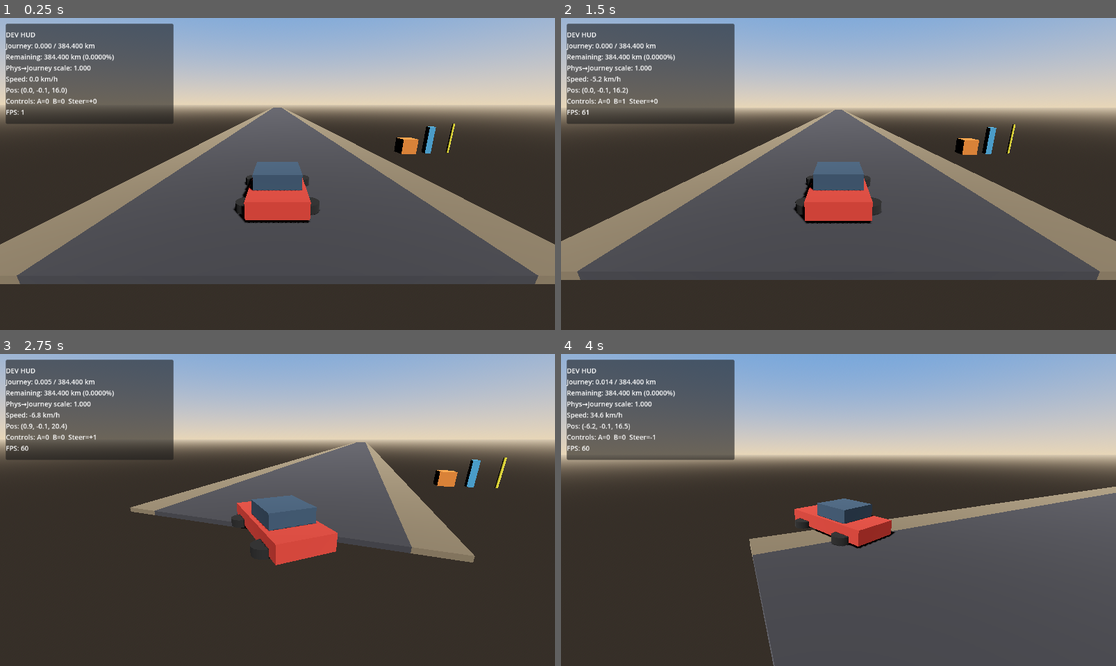
Above: before the commit, frames 1-4 (two rows, left to right).
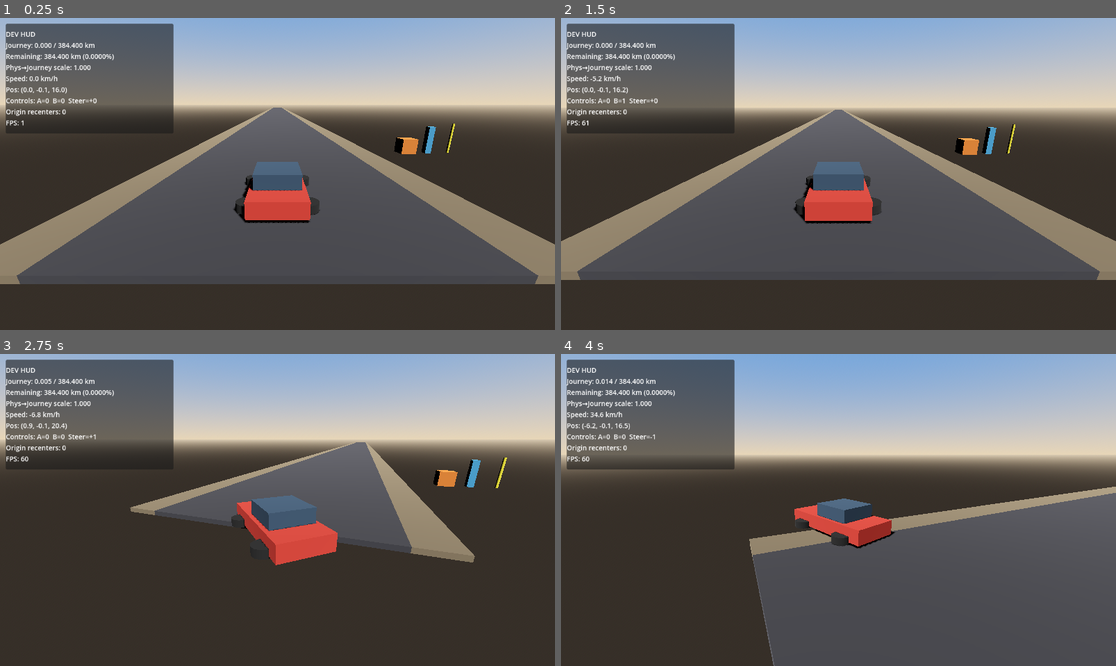
Above: after the commit, the same moments.

Repository: jacquesmoraes/moon-road
Game: Godot game, scene res://scenes/test/DrivingSandbox.tscn
The game is run twice, just before and just after one commit, with the same random seed, the same clock (stepped at 60 frames per second) and the same inputs.
Inputs:
- Up to frame 1 (0.25 s): no input
- Up to frame 2 (1.5 s): hold D (vehicle_right) 0.53-1.28 s; tap Enter at 1.25 s; hold S (vehicle_brake) from 1.28 s (still down)
- Up to frame 3 (2.75 s): release S (vehicle_brake) at 2.03 s; hold D (vehicle_right) from 2.03 s (still down)
- Up to frame 4 (4 s): release D (vehicle_right) at 2.78 s; hold W (vehicle_accelerate) 2.78-3.53 s; hold A (vehicle_left) from 3.53 s (still down)

The runs differ from the first frame. In frame 1, 1.4% of the frame differs, in the area x 1-32%, y 4-37%; in frame 2, 1.6%; in frame 3, 1.4%; in frame 4, 1.7%.

Commit message:
feat: add world origin recentering
Co-authored-by: jacquesbarrosmoraes <jacquesbarrosmoraes@gmail.com>

Diff:
--- a/scenes/test/DrivingSandbox.tscn
+++ b/scenes/test/DrivingSandbox.tscn
@@ -1,9 +1,10 @@
-[gd_scene load_steps=13 format=3 uid="uid://bterra_drive_sandbox"]
+[gd_scene load_steps=14 format=3 uid="uid://bterra_drive_sandbox"]
 
 [ext_resource type="PackedScene" uid="uid://bterra_player_vehicle" path="res://scenes/vehicles/PlayerVehicle.tscn" id="1_vehicle"]
 [ext_resource type="PackedScene" uid="uid://bterra_driving_debug_hud" path="res://scenes/ui/DrivingDebugHUD.tscn" id="2_hud"]
 [ext_resource type="PackedScene" uid="uid://bterra_road_segment" path="res://scenes/road/RoadSegment.tscn" id="3_road"]
 [ext_resource type="Script" path="res://scripts/road/road_manager.gd" id="4_road_manager"]
+[ext_resource type="Script" path="res://scripts/world/world_origin_recenter.gd" id="5_recenter"]
 
 [sub_resource type="ProceduralSkyMaterial" id="ProceduralSkyMaterial_sky"]
 sky_top_color = Color(0.28, 0.48, 0.78, 1)
@@ -65,6 +66,14 @@
 recycle_behind_distance = 80.0
 initial_first_center_z = 0.0
 
+[node name="WorldOriginRecenter" type="Node" parent="."]
+script = ExtResource("5_recenter")
+target_path = NodePath("../PlayerVehicle")
+road_manager_path = NodePath("../RoadManager")
+recenter_distance = 500.0
+enabled = true
+shift_scale_refs = true
+
 [node name="ScaleRefs" type="Node3D" parent="."]
 transform = Transform3D(1, 0, 0, 0, 1, 0, 0, 0, 1, 9, 0, 0)
 
--- a/scenes/ui/DrivingDebugHUD.tscn
+++ b/scenes/ui/DrivingDebugHUD.tscn
@@ -13,7 +13,7 @@
 offset_left = 12.0
 offset_top = 12.0
 offset_right = 360.0
-offset_bottom = 220.0
+offset_bottom = 240.0
 theme_override_constants/margin_left = 0
 theme_override_constants/margin_top = 0
 
--- a/scripts/road/road_manager.gd
+++ b/scripts/road/road_manager.gd
@@ -43,6 +43,15 @@
 
 func get_recycle_count() -> int:
 	return _recycle_count
+
+
+## Shift all pooled segments by -[param offset] (world origin recentering).
+func apply_origin_shift(offset: Vector3) -> void:
+	if not offset.is_finite() or offset.length_squared() < 0.0001:
+		return
+	for child in get_children():
+		if child is Node3D:
+			(child as Node3D).global_position -= offset
 
 
 func _resolve_target() -> void:
--- a/scripts/test/drive_smoke.gd
+++ b/scripts/test/drive_smoke.gd
@@ -1,11 +1,11 @@
 extends SceneTree
-## Headless smoke: continuous road recycling — stable segment count over a long drive.
+## Headless smoke: road recycling + repeated world origin recentering; journey keeps rising.
 
 const PHASE_ACCEL := 0
 const PHASE_CRUISE := 1
 const PHASE_DONE := 2
 
-## ~90s at cruise covers multiple recycle cycles (not a literal 15 min, but proves the loop).
+## Long enough to cross several recenter zones at ~24 m/s with recenter_distance=500.
 const CRUISE_DURATION_SEC := 90.0
 
 var _phase: int = PHASE_ACCEL
@@ -14,16 +14,18 @@
 var _vehicle: CharacterBody3D
 var _camera_rig: Node3D
 var _road_manager: Node
+var _recenter: Node
 var _max_abs_speed: float = 0.0
 var _samples: int = 0
 var _camera_follow_ok: bool = false
 var _saw_speed_kmh: bool = false
 var _max_speed_kmh: float = 0.0
 var _journey: Node
-var _min_z: float = 9999.0
 var _max_abs_x: float = 0.0
+var _max_planar: float = 0.0
 var _initial_pool_count: int = 0
 var _max_pool_count: int = 0
+var _journey_mid: float = -1.0
 
 
 func _initialize() -> void:
@@ -52,6 +54,12 @@
 	_road_manager = root.find_child("RoadManager", true, false)
 	if _road_manager == null:
 		push_error("drive_smoke: RoadManager not found")
+		quit(1)
+		return
+
+	_recenter = root.find_child("WorldOriginRecenter", true, false)
+	if _recenter == null:
+		push_error("drive_smoke: WorldOriginRecenter not found")
 		quit(1)
 		return
 
@@ -109,11 +117,14 @@
 			_saw_speed_kmh = true
 
 	var pos := _vehicle.global_position
-	_min_z = minf(_min_z, pos.z)
 	_max_abs_x = maxf(_max_abs_x, absf(pos.x))
+	_max_planar = maxf(_max_planar, Vector3(pos.x, 0.0, pos.z).length())
 
 	var pool_now := int(_road_manager.call("get_pool_node_count"))
 	_max_pool_count = maxi(_max_pool_count, pool_now)
+
+	if _elapsed >= CRUISE_DURATION_SEC * 0.5 and _journey_mid < 0.0:
+		_journey_mid = float(_journey.call("get_current_distance_km"))
 
 	if not pos.is_finite() or not _vehicle.velocity.is_finite() or not is_finite(speed):
 		push_error("drive_smoke: unstable at t=%.2f pos=%s" % [_elapsed, pos])
@@ -147,8 +158,11 @@
 
 	var origin := _vehicle.global_position
 	var pool_final := int(_road_manager.call("get_pool_node_count"))
-	var active_final := int(_road_manager.call("get_active_segment_count"))
 	var recycles := int(_road_manager.call("get_recycle_count"))
+	var recenters := int(_recenter.call("get_recenter_count"))
+	var journey_km := float(_journey.call("get_current_distance_km"))
+	var planar := Vector3(origin.x, 0.0, origin.z).length()
+	var recenter_distance := float(_recenter.get("recenter_distance"))
 
 	if origin.y < -2.0:
 		push_error("drive_smoke: fell off road pos=%s" % origin)
@@ -166,7 +180,17 @@
 		return
 
 	if recycles < 5:
-		push_error("drive_smoke: expected multiple recycles, got %d (min_z=%.1f)" % [recycles, _min_z])
+		push_error("drive_smoke: expected multiple road recycles, got %d" % recycles)
+		quit(1)
+		return
+
+	if recenters < 3:
+		push_error("drive_smoke: expected multiple origin recenters, got %d (max_planar=%.1f)" % [recenters, _max_planar])
+		quit(1)
+		return
+
+	if planar >= recenter_distance:
+		push_error("drive_smoke: vehicle still beyond recenter distance (planar=%.1f threshold=%.1f)" % [planar, recenter_distance])
 		quit(1)
 		return
 
@@ -178,19 +202,18 @@
 		quit(1)
 		return
 
-	if active_final != _initial_pool_count:
-		push_error("drive_smoke: active count drifted (%d vs %d)" % [active_final, _initial_pool_count])
-		quit(1)
-		return
-
-	var journey_km := float(_journey.call("get_current_distance_km"))
+	if _journey_mid < 0.0 or journey_km <= _journey_mid:
+		push_error("drive_smoke: journey did not keep increasing (mid=%.4f final=%.4f)" % [_journey_mid, journey_km])
+		quit(1)
+		return
+
 	if journey_km < 0.5:
 		push_error("drive_smoke: journey too low after long drive (%.4f)" % journey_km)
 		quit(1)
 		return
 
 	print(
-		"drive_smoke: OK elapsed=%.1fs pos=%s min_z=%.1f recycles=%d pool=%d journey_km=%.3f"
-		% [_elapsed, origin, _min_z, recycles, pool_final, journey_km]
+		"drive_smoke: OK elapsed=%.1fs pos=%s recenters=%d recycles=%d pool=%d journey_mid=%.3f journey=%.3f max_planar=%.1f"
+		% [_elapsed, origin, recenters, recycles, pool_final, _journey_mid, journey_km, _max_planar]
 	)
 	quit(0)
--- a/scripts/ui/driving_debug_hud.gd
+++ b/scripts/ui/driving_debug_hud.gd
@@ -55,6 +55,11 @@
 		"Pos: (%.1f, %.1f, %.1f)" % [pos.x, pos.y, pos.z],
 		"Controls: A=%.0f  B=%.0f  Steer=%+.0f" % [accel, brake, steer],
 	]
+
+	var recenter := get_tree().current_scene.find_child("WorldOriginRecenter", true, false)
+	if recenter != null and recenter.has_method("get_recenter_count"):
+		lines.append("Origin recenters: %d" % int(recenter.call("get_recenter_count")))
+
 	if show_fps:
 		lines.append("FPS: %d" % Engine.get_frames_per_second())
 
--- a/scripts/vehicles/journey_distance_reporter.gd
+++ b/scripts/vehicles/journey_distance_reporter.gd
@@ -46,3 +46,9 @@
 		return
 
 	_journey.call("add_physical_distance_meters", meters)
+
+
+## Called when the world is recentered by [param offset] (same vector subtracted from nodes).
+func notify_origin_shifted(offset: Vector3) -> void:
+	if _has_last_position:
+		_last_position -= offset
--- /dev/null
+++ b/scripts/world/world_origin_recenter.gd
@@ -0,0 +1,96 @@
+extends Node
+class_name WorldOriginRecenter
+## Shifts vehicle + road + follow camera so the player stays near world origin.
+## Logical journey distance is unaffected (reporter uses deltas + shift notification).
+
+signal recentered(offset: Vector3, count: int)
+
+@export var target_path: NodePath = NodePath("../PlayerVehicle")
+@export var road_manager_path: NodePath = NodePath("../RoadManager")
+## Recenter when planar distance from origin exceeds this (meters / world units).
+@export var recenter_distance: float = 1000.0
+@export var enabled: bool = true
+@export var shift_scale_refs: bool = true
+
+var _target: Node3D
+var _road_manager: Node
+var _recenter_count: int = 0
+
+
+func _ready() -> void:
+	_resolve_nodes()
+
+
+func _physics_process(_delta: float) -> void:
+	if not enabled:
+		return
+	if _target == null or not is_instance_valid(_target):
+		_resolve_nodes()
+		if _target == null:
+			return
+
+	var pos := _target.global_position
+	if not pos.is_finite():
+		return
+
+	var planar := Vector3(pos.x, 0.0, pos.z)
+	if planar.length() < maxf(recenter_distance, 1.0):
+		return
+
+	_apply_shift(planar)
+
+
+func get_recenter_count() -> int:
+	return _recenter_count
+
+
+func _resolve_nodes() -> void:
+	if target_path != NodePath():
+		_target = get_node_or_null(target_path) as Node3D
+	if _target == null and get_tree().current_scene != null:
+		_target = get_tree().current_scene.find_child("PlayerVehicle", true, false) as Node3D
+
+	if road_manager_path != NodePath():
+		_road_manager = get_node_or_null(road_manager_path)
+	if _road_manager == null and get_tree().current_scene != null:
+		_road_manager = get_tree().current_scene.find_child("RoadManager", true, false)
+
+
+func _apply_shift(offset: Vector3) -> void:
+	if offset.length_squared() < 0.0001:
+		return
+
+	var saved_velocity := Vector3.ZERO
+	var had_velocity := false
+	if _target is CharacterBody3D:
+		saved_velocity = (_target as CharacterBody3D).velocity
+		had_velocity = true
+
+	_target.global_position -= offset
+	if had_velocity:
+		(_target as CharacterBody3D).velocity = saved_velocity
+
+	if _road_manager != null and _road_manager.has_method("apply_origin_shift"):
+		_road_manager.call("apply_origin_shift", offset)
+	elif _road_manager != null:
+		for child in _road_manager.get_children():
+			if child is Node3D:
+				(child as Node3D).global_position -= offset
+
+	var camera := get_tree().current_scene.find_child("VehicleCameraController", true, false) as Node3D
+	if camera != null:
+		camera.global_position -= offset
+
+	if shift_scale_refs:
+		var refs := get_tree().current_scene.find_child("ScaleRefs", true, false) as Node3D
+		if refs != null:
+			refs.global_position -= offset
+
+	# Keep journey delta tracking coherent (do not count the teleport as travel).
+	if _target != null:
+		for child in _target.get_children():
+			if child.has_method("notify_origin_shifted"):
+				child.call("notify_origin_shifted", offset)
+
+	_recenter_count += 1
+	recentered.emit(offset, _recenter_count)
Not shown, added: scripts/world/world_origin_recenter.gd.uid
Not shown, changed: README.md
Not shown, removed: scripts/world/.gdkeep
